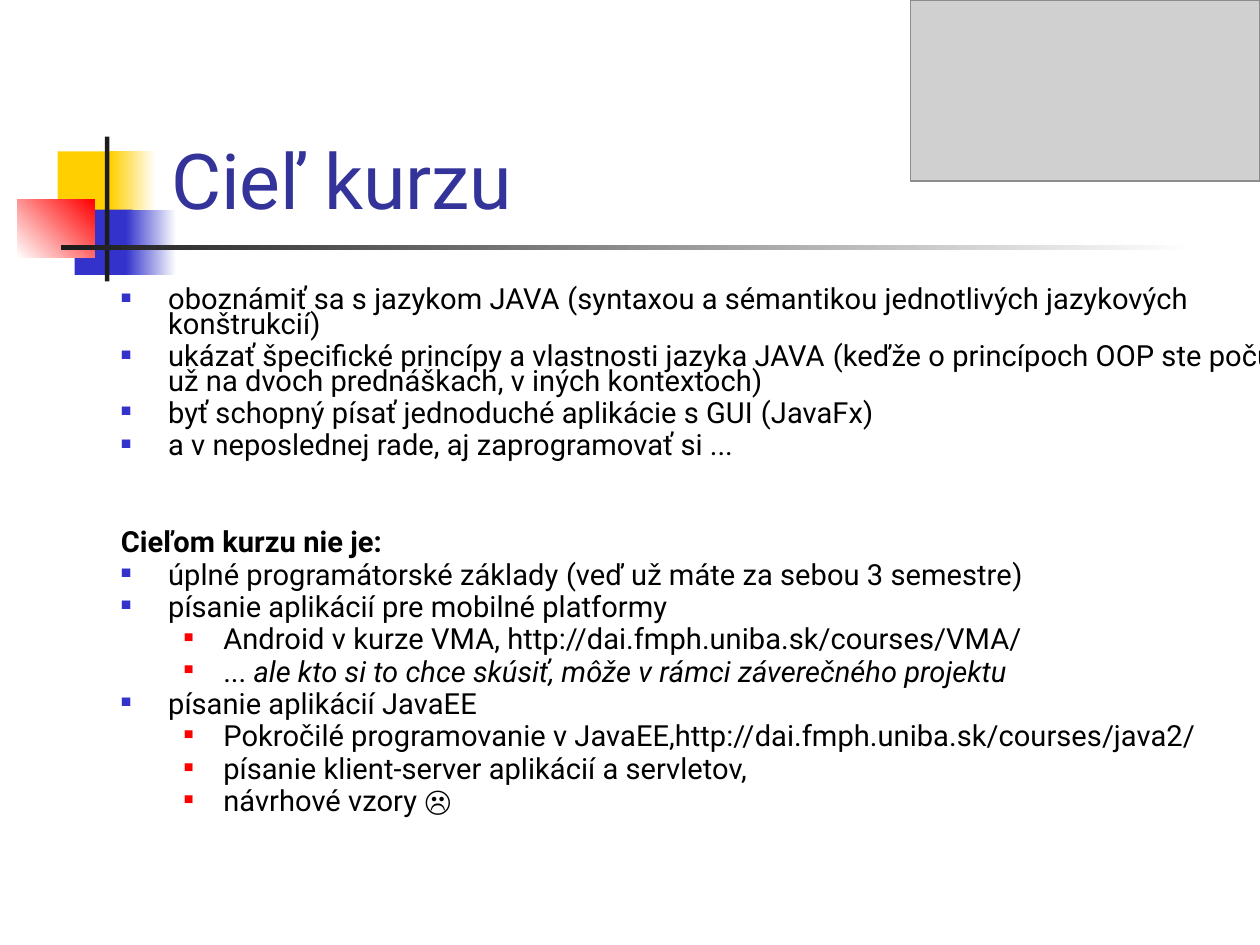
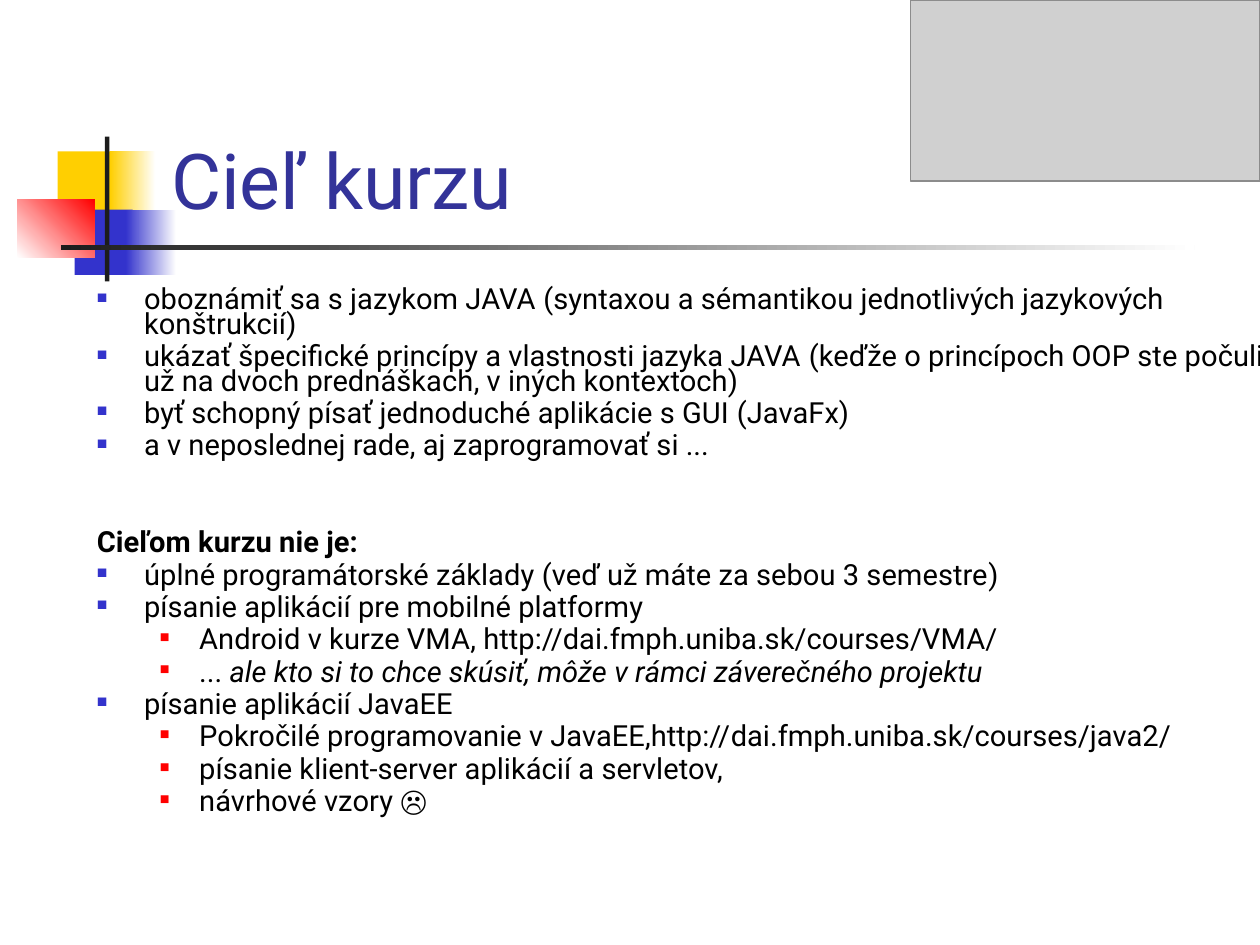
Before and after one commit to Programovanie4/Prednasky, a slide deck: slide 10 of 01/01_java.ppt. Drawn at 1260x945 pixels with LibreOffice and Linux fonts; fonts in the diff are those of the drawing; grey boxes stand for pictures. Boxes give left, top, right and bottom in pixels: in the first picture for what was removed or moved away, otherwise in the second. Text is boxed around its words. In the diff, an @@ line names an element or a change of style, - is before the commit and + after.

```diff
--- a/01/01_java.ppt
+++ b/01/01_java.ppt
@@ text "oboznámiť sa s jazykom JAVA ..." rewrapped from [121, 285, 1201, 817] to [97, 285, 1260, 817] @@
```
Also in this commit, not shown: 4 other slides changed, 1 slide added, 1 other file.
